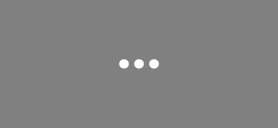
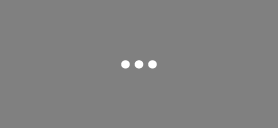
Comparing the layer stacks of the two 278 x 128 images. Changes:
painted on "..." over [119, 59, 159, 69]
